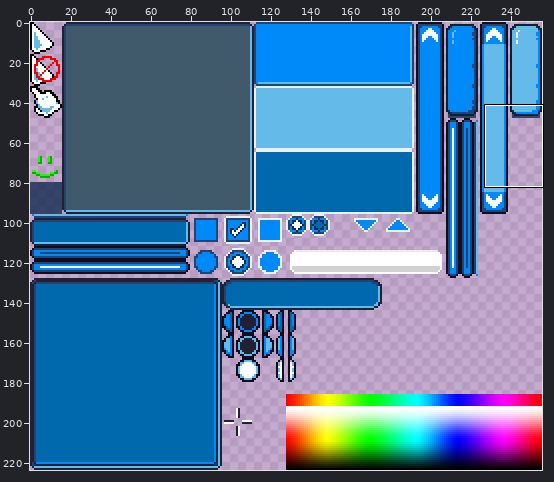
Two states of a sprite sheet, Iguina.Demo/Assets/DefaultTheme/Textures/UI.png. The picture above shows the old version from afar; the outline marks the close-up.
Close-up. Old version:
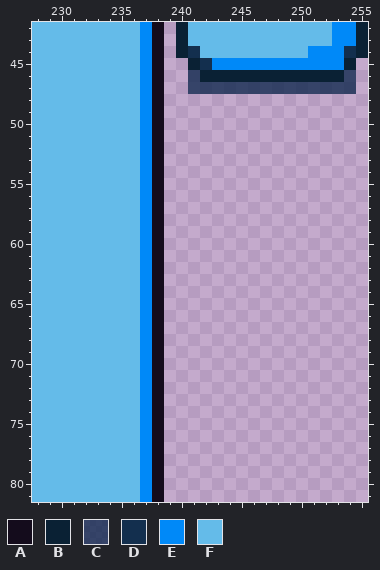
The file is 256x224 pixels. Shown: x 228..255, y 42..81.
Palette (. is transparent): A #140c1c  B #0a2134  C #082348c0  D #132f4e  E #0089f8  F #64bbe9
Pixels before, first column x 228:
42 FFFFFFFFFEA.BFFFFFFFFFFFFEEB
43 FFFFFFFFFEA.BFFFFFFFFFFFFEEB
44 FFFFFFFFFEA.BDFFFFFFFFFEEEDB
45 FFFFFFFFFEA..BDEEEEEEEEEEEB.
46 FFFFFFFFFEA..CBBBBBBBBBBBBC.
47 FFFFFFFFFEA..CCCCCCCCCCCCCC.
48 FFFFFFFFFEA.................
49 FFFFFFFFFEA.................
50 FFFFFFFFFEA.................
51 FFFFFFFFFEA.................
52 FFFFFFFFFEA.................
53 FFFFFFFFFEA.................
54 FFFFFFFFFEA.................
55 FFFFFFFFFEA.................
56 FFFFFFFFFEA.................
57 FFFFFFFFFEA.................
58 FFFFFFFFFEA.................
59 FFFFFFFFFEA.................
60 FFFFFFFFFEA.................
61 FFFFFFFFFEA.................
62 FFFFFFFFFEA.................
63 FFFFFFFFFEA.................
64 FFFFFFFFFEA.................
65 FFFFFFFFFEA.................
66 FFFFFFFFFEA.................
67 FFFFFFFFFEA.................
68 FFFFFFFFFEA.................
69 FFFFFFFFFEA.................
70 FFFFFFFFFEA.................
71 FFFFFFFFFEA.................
72 FFFFFFFFFEA.................
73 FFFFFFFFFEA.................
74 FFFFFFFFFEA.................
75 FFFFFFFFFEA.................
76 FFFFFFFFFEA.................
77 FFFFFFFFFEA.................
78 FFFFFFFFFEA.................
79 FFFFFFFFFEA.................
80 FFFFFFFFFEA.................
81 FFFFFFFFFEA.................
And afterwards:
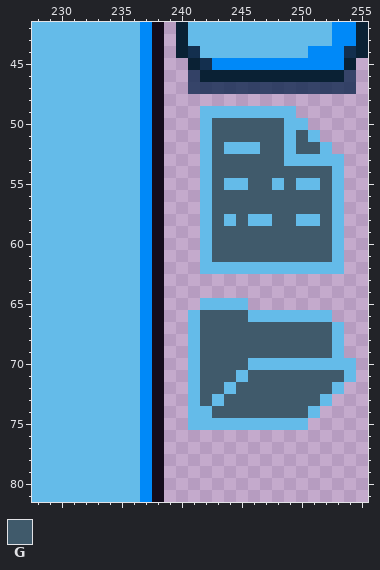
Colours new in this view: G #405a6b
From the commit log: added system icons + file / folder icons to built-in theme
Difference:
The author put colour F in row 49 at x 242 to 249; in row 50 at x 242 and 249 to 250; in row 51 at x 242, 249 and 251; in row 52 at x 242, 244 to 246, 249 and 252; in row 53 at x 242 and 249 to 253; in row 54 at x 242 and 253.
The author put colour F in row 55 at x 242, 244 to 245, 248, 250 to 251 and 253; in rows 56 to 57 at x 242 and 253; in row 58 at x 242, 244, 246 to 247, 250 to 251 and 253; in rows 59 to 61 at x 242 and 253; in row 62 at x 242 to 253; in row 65 at x 242 to 245.
The author put colour F in row 66 at x 241 and 246 to 252; in rows 67 to 69 at x 241 and 253; in row 70 at x 241 and 246 to 254; in row 71 at x 241, 245 and 254; in row 72 at x 241, 244 and 253; in row 73 at x 241, 243 and 252.
The author put colour F in row 74 at x 241 to 242 and 251; in row 75 at x 241 to 250.
The author put colour G in row 50 at x 243 to 248; in row 51 at x 243 to 248 and 250; in row 52 at x 243, 247 to 248 and 250 to 251; in row 53 at x 243 to 248; in row 54 at x 243 to 252; in row 55 at x 243, 246 to 247, 249 and 252.
The author put colour G in rows 56 to 57 at x 243 to 252; in row 58 at x 243, 245, 248 to 249 and 252; in rows 59 to 61 at x 243 to 252; in row 66 at x 242 to 245; in rows 67 to 69 at x 242 to 252; in row 70 at x 242 to 245.
The author put colour G in row 71 at x 242 to 244 and 246 to 253; in row 72 at x 242 to 243 and 245 to 252; in row 73 at x 242 and 244 to 251; in row 74 at x 243 to 250.
